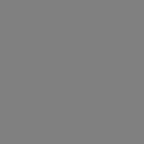
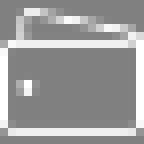
Layer changes from the first 144 × 144 image to the second:
added layer "Wallet" above "Info" over [0, 8, 144, 136]
